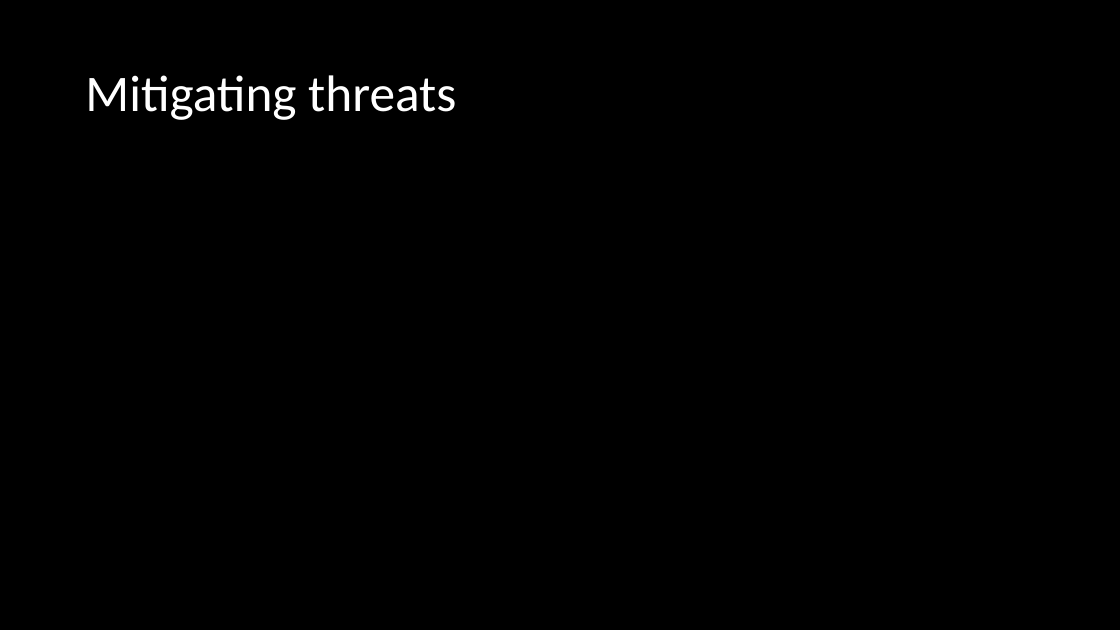
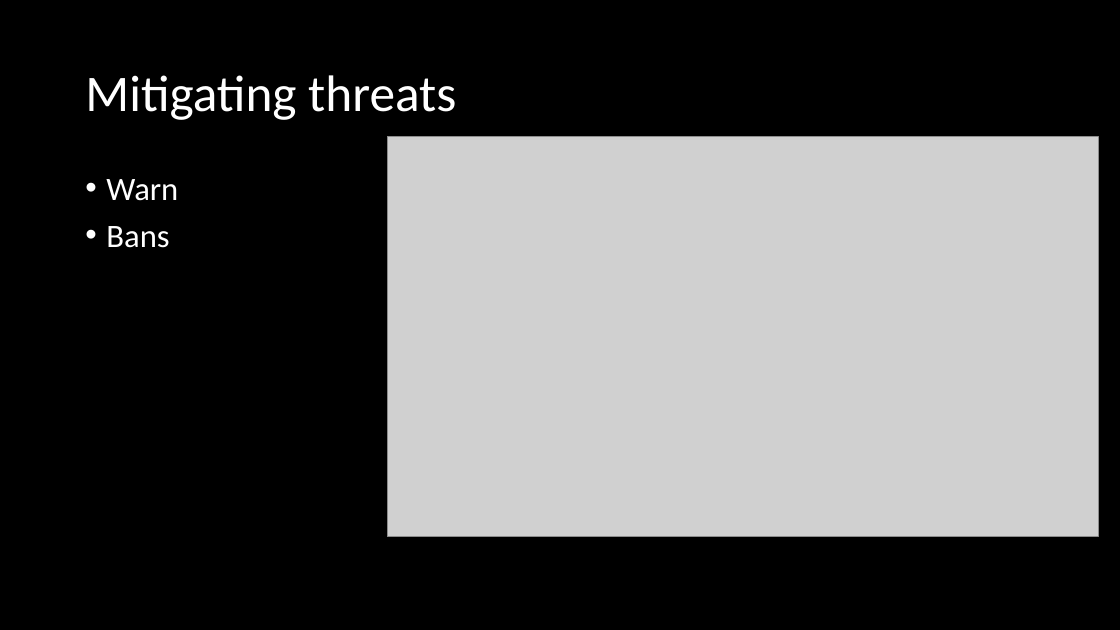
Before and after one commit to AtomicMaya/talks, a slide deck: slide 12 of nicolas-boeckh@conint.pptx. Drawn at 1120x630 pixels with LibreOffice and Linux fonts; fonts in the diff are those of the drawing; grey boxes stand for pictures. Boxes give left, top, right and bottom in pixels: in the first picture for what was removed or moved away, otherwise in the second. Text is boxed around its words. In the diff, an @@ line names an element or a change of style, - is before the commit and + after.

```diff
--- a/nicolas-boeckh@conint.pptx
+++ b/nicolas-boeckh@conint.pptx
@@ picture added at box(387, 137, 1098, 537) @@
@@ text added at box(106, 179, 178, 248), 28 pt, text #FFFFFF @@
+• Warn
+• Bans
```
Also in this commit, not shown: 1 other slide changed, 1 slide added, 5 other files.
